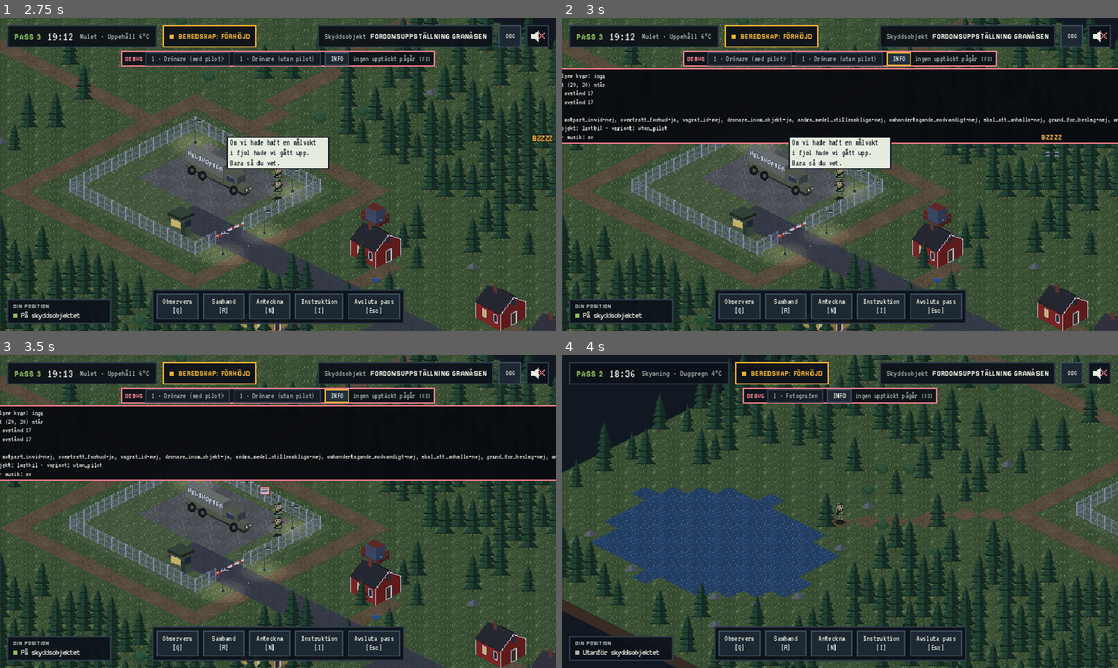
Above: before the commit, frames 1-4 (two rows, left to right).
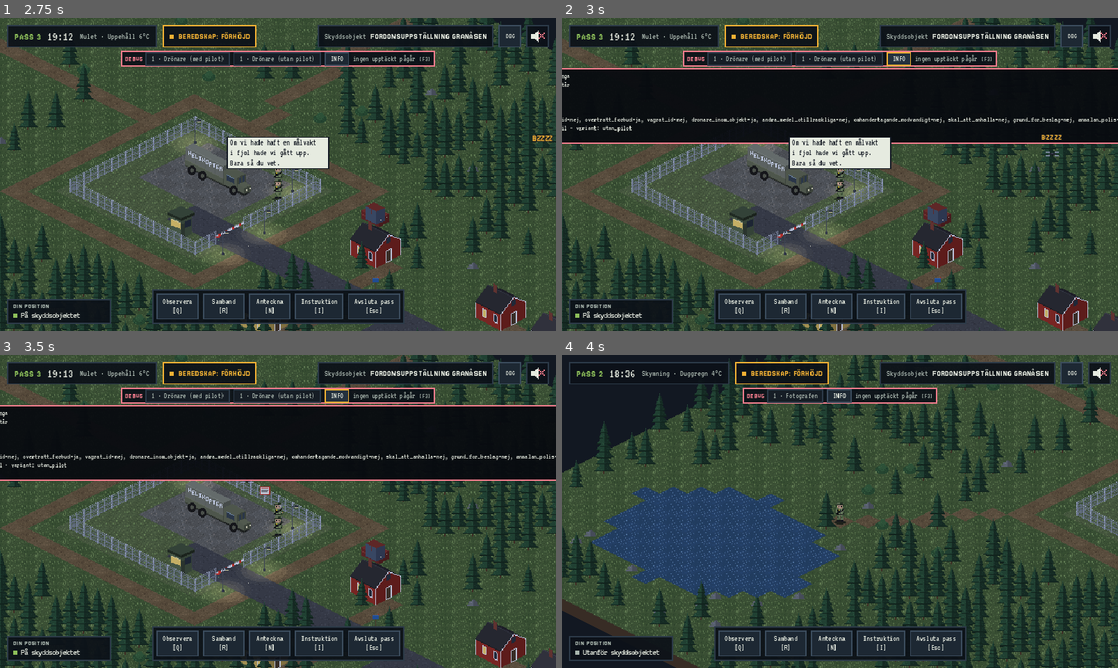
Above: after the commit, the same moments.

Repository: sulaco-hue/skyddsvakt
Game: Godot game, scene res://tester/kontroll.tscn
Same seed, same stepped clock (60 frames per second), same inputs: the game is played once before the commit and once after it. This scene is started directly instead of the project's main scene.
Inputs (mouse positions are in pixels of both pictures, inside the frame that each line leads up to):
- Up to frame 1 (2.75 s): click "DBG" at 0.5 s; click (539, 36) at 1.27 s; click "SPARA LOGG FÖR INSTRUKTÖR" at 2 s
- Up to frame 2 (3 s): click "INFO" at 2.75 s
- Up to frame 3 (3.5 s): no input
- Up to frame 4 (4 s): click "Samband [R]" at 3.5 s

Frame 1 is identical in both runs. In frame 2, 1.1% of the frame differs, in the area x 0-100%, y 17-39%; in frame 3, 1.1%; in frame 4, nothing differs.

Commit message:
Elsas porträtt, radiokanalen prioriterar vår trafik, dialog efter skott
- Elsa har ett eget porträtt (flätor, rosa jacka)
- När vi anropar AQ avbryts pågående radiobrus och inget nytt brus
  startar förrän vår växling är klar
- Om drönaren skjutits ner börjar dialogen med Mats och Elsa annorlunda:
  upprörd pappa, gråtande barn, AQ som kommer ut (dialog_start_om)

Co-Authored-By: Claude Opus 5.5 <noreply@anthropic.com>
Claude-Session: https://claude.ai/code/session_01PWrrRnAUGCDbWAToA7Kxse

Diff:
--- a/data/scenarier/dronaren.json
+++ b/data/scenarier/dronaren.json
@@ -56,7 +56,8 @@
     "omhandertagande_nodvandigt": false,
     "skal_att_anhalla": false,
     "grund_for_beslag": false,
-    "anmalan_polis": false
+    "anmalan_polis": false,
+    "dronare_nedskjuten": false
   },
   "bedomning": {
     "begara_identitet": {
@@ -99,13 +100,19 @@
         "Drönaren: över skyddsobjektet",
         "Stridsparskamrat: skyddar"
       ],
-      "efter_skott": "Vad gör ni?! Det står ett barn här!"
+      "efter_skott": "Vad gör ni?! Det står ett barn här!",
+      "dialog_start_om": [
+        {
+          "fakta": "dronare_nedskjuten",
+          "nod": "skjuten"
+        }
+      ]
     },
     "dottern": {
       "namn": "Elsa, 10 år",
       "beskrivning": "Födelsedagsbarn",
       "sprite": "barn",
-      "portratt": "portratt_pappa",
+      "portratt": "portratt_barn",
       "start": "sjo_dotter",
       "synlig_fran_start": false,
       "stamning": 0,
@@ -114,7 +121,13 @@
         "Ett barn, 10 år",
         "Stridsparskamrat: skyddar"
       ],
-      "efter_skott": "BUHUUU! Min drönare!"
+      "efter_skott": "BUHUUU! Min drönare!",
+      "dialog_start_om": [
+        {
+          "fakta": "dronare_nedskjuten",
+          "nod": "elsa_skjuten"
+        }
+      ]
     }
   },
   "handelser": [
@@ -441,6 +454,86 @@
     "elsa_slut": {
       "replik": "ELSA: – Där! Han flyger drönaren. Fast den är min egentligen.",
       "slut": true
+    },
+    "skjuten": {
+      "replik": "MATS: – Vad håller ni på med?! Ni sköt ner hennes drönare! Det står ett barn här!\n\nELSA: – BUHUUU! Min drönare!",
+      "stamning": 7,
+      "alternativ": [
+        {
+          "text": "Förklara lugnt att drönaren flög över ett skyddsobjekt, där även drönare omfattas av tillträdesförbudet.",
+          "stamning": -1,
+          "nasta": "skjuten_forklarat"
+        },
+        {
+          "text": "Begär att han uppger namn, födelsetid och hemvist.",
+          "handling": "begara_identitet",
+          "stamning": 1,
+          "nasta": "skjuten_id"
+        },
+        {
+          "text": "Anropa AQ och rapportera vad som hänt.",
+          "handling": "rapportera_vaktchef",
+          "nasta": "skjuten_aq"
+        }
+      ]
+    },
+    "skjuten_forklarat": {
+      "replik": "MATS: – Men ni kunde väl bara ha sagt till? Vi stod ju här hela tiden! Jag kommer att anmäla det här.",
+      "alternativ": [
+        {
+          "text": "Anteckna hans uppgifter och vad som hänt, och hänvisa till vaktchefen.",
+          "handling": "dokumentera",
+          "nasta": "skjuten_slut"
+        },
+        {
+          "text": "Anropa AQ och rapportera vad som hänt.",
+          "handling": "rapportera_vaktchef",
+          "nasta": "skjuten_aq"
+        }
+      ]
+    },
+    "skjuten_id": {
+      "replik": "MATS: – Mats Lindqvist. Och jag vill ha ERA namn. Det här kommer att få konsekvenser.",
+      "alternativ": [
+        {
+          "text": "Anropa AQ och rapportera vad som hänt.",
+          "handling": "rapportera_vaktchef",
+          "nasta": "skjuten_aq"
+        },
+        {
+          "text": "Anteckna uppgifterna och vad som hänt.",
+          "handling": "dokumentera",
+          "nasta": "skjuten_slut"
+        }
+      ]
+    },
+    "skjuten_aq": {
+      "replik": "DU (radio): ”AQ, AQ.” – AQ: ”AQ kom.”\nDU: ”Från Grindposten, drönare nedskjuten över objektet, pilot med barn på plats vid sjön, kom.”\nAQ: ”…Uppfattat. Stanna där. Jag kommer ut. Slut kom.” – DU: ”Klart slut.”",
+      "alternativ": [
+        {
+          "text": "Anteckna vad som hänt och invänta AQ.",
+          "handling": "dokumentera",
+          "nasta": "skjuten_slut"
+        }
+      ]
+    },
+    "skjuten_slut": {
+      "replik": "ELSA: – Den var ny…\n\nMATS: – Kom, gumman. Vi väntar på chefen deras.",
+      "slut": true
+    },
+    "elsa_skjuten": {
+      "replik": "ELSA: – Varför sköt du den? Den gjorde ju inget!",
+      "stamning": 7,
+      "alternativ": [
+        {
+          "text": "”Förlåt. Det var inte meningen att göra dig ledsen. Var är din pappa?”",
+          "nasta": "elsa_skjuten_slut"
+        }
+      ]
+    },
+    "elsa_skjuten_slut": {
+      "replik": "ELSA: – Där. Han är jättearg.",
+      "slut": true
     }
   }
 }
--- a/scripts/core/spel.gd
+++ b/scripts/core/spel.gd
@@ -154,9 +154,31 @@
 	samband_ny.emit(rad)
 
 
+## Radiokanalen: vår egen trafik har företräde. När vi anropar avbryts brus
+## (trafik mellan andra enheter) som redan är på gång, och inget nytt brus
+## startar förrän vår växling är klar.
+var _brus_generation := 0
+var _kanal_upptagen_till_ms := 0
+
+
+func kanal_upptagen() -> bool:
+	return Time.get_ticks_msec() < _kanal_upptagen_till_ms
+
+
 ## Spelar upp en radioväxling: varje meddelande har "fran", "text" och
 ## "efter" (sekunder från start). {nyckel} i texten ersätts från ersattningar.
-func spela_samband(meddelanden: Array, ersattningar: Dictionary = {}) -> void:
+## brus = trafik mellan andra enheter (lägre prioritet).
+func spela_samband(meddelanden: Array, ersattningar: Dictionary = {}, brus := false) -> void:
+	var langst := 0.0
+	for m in meddelanden:
+		langst = maxf(langst, float(m.get("efter", 0.0)))
+	if brus:
+		if kanal_upptagen():
+			return
+	else:
+		_brus_generation += 1
+	_kanal_upptagen_till_ms = maxi(_kanal_upptagen_till_ms, Time.get_ticks_msec() + int((langst + 1.5) * 1000.0))
+	var generation := _brus_generation
 	for m in meddelanden:
 		var text := str(m.get("text", ""))
 		for k in ersattningar:
@@ -165,8 +187,15 @@
 		var efter := float(m.get("efter", 0.0))
 		if efter <= 0.0:
 			lagg_till_samband(fran, text)
+		elif brus:
+			get_tree().create_timer(efter).timeout.connect(_brusrad.bind(fran, text, generation))
 		else:
 			get_tree().create_timer(efter).timeout.connect(func() -> void: lagg_till_samband(fran, text))
+
+
+func _brusrad(fran: String, text: String, generation: int) -> void:
+	if generation == _brus_generation:
+		lagg_till_samband(fran, text)
 
 
 func handling_utford(handling_id: String) -> bool:
--- a/scripts/main.gd
+++ b/scripts/main.gd
@@ -177,7 +177,7 @@
 	_brus_t = _rng.randf_range(float(inst.get("intervall_min_s", 30)), float(inst.get("intervall_max_s", 70)))
 	var vaxlingar: Array = _brus.get("vaxlingar", [])
 	if not vaxlingar.is_empty():
-		Spel.spela_samband(vaxlingar[_rng.randi_range(0, vaxlingar.size() - 1)])
+		Spel.spela_samband(vaxlingar[_rng.randi_range(0, vaxlingar.size() - 1)], {}, true)
 
 
 func _forcera_handelse(id: String) -> void:
@@ -357,6 +357,7 @@
 	if not _upptackt.is_empty() and _upptackt["nod"] == dronare:
 		_upptackt = {}
 	Spel.utfor("vald_mot_farkost", "Bekämpade drönaren med automatkarbin")
+	Spel.satt_fakta({"dronare_nedskjuten": true})
 	hud.visa_ljud(varld.spelare, "PANG PANG", 1.5)
 	dronare.krascha()
 	varld.kollega.vand_mot(dronare.global_position)
@@ -494,7 +495,16 @@
 	snack.aktiv = false
 	var data: Dictionary = _scenario.get("npc", {}).get(id, {})
 	kontakt.set_meta("npc", id)
-	kontakt.oppna(data, str(data.get("dialog_start", "start")))
+	kontakt.oppna(data, _dialogstart(data))
+
+
+## Startnod för dialogen. "dialog_start_om": [{fakta, nod}] väljer en annan
+## start om ett faktum är sant (t.ex. att drönaren har skjutits ner).
+func _dialogstart(data: Dictionary) -> String:
+	for villkor in data.get("dialog_start_om", []):
+		if bool(Spel.fakta.get(str(villkor.get("fakta", "")), false)):
+			return str(villkor.get("nod", "start"))
+	return str(data.get("dialog_start", "start"))
 
 
 func _pa_val(alt: Dictionary) -> void:
--- a/scripts/ui/kontakt.gd
+++ b/scripts/ui/kontakt.gd
@@ -156,6 +156,9 @@
 func visa_nod(nod_id: String) -> void:
 	var nod: Dictionary = dialog.get(nod_id, {})
 	_replik.text = str(nod.get("replik", "…"))
+	if nod.has("stamning"):
+		stamning = clampi(int(nod["stamning"]), 0, 8)
+		_uppdatera_stamning()
 	nod_visad.emit(nod)
 	for c in _alternativ_lista.get_children():
 		c.queue_free()
Binary file added: assets/gfx/portratt_barn.png
